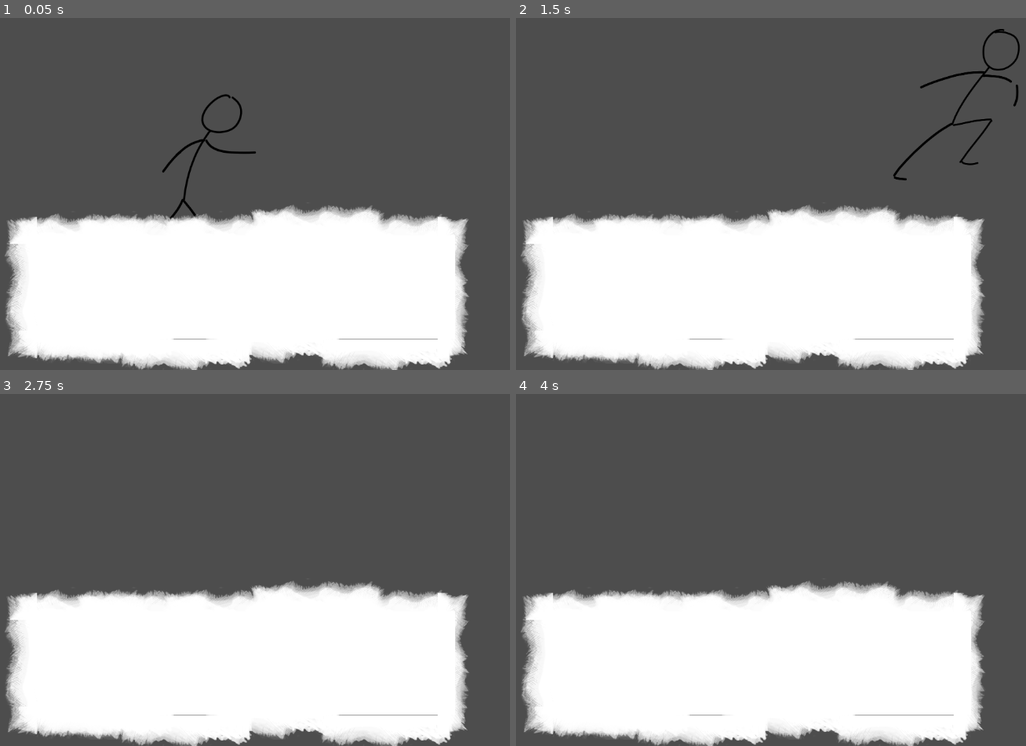
Above: before the commit, frames 1-4 (two rows, left to right).
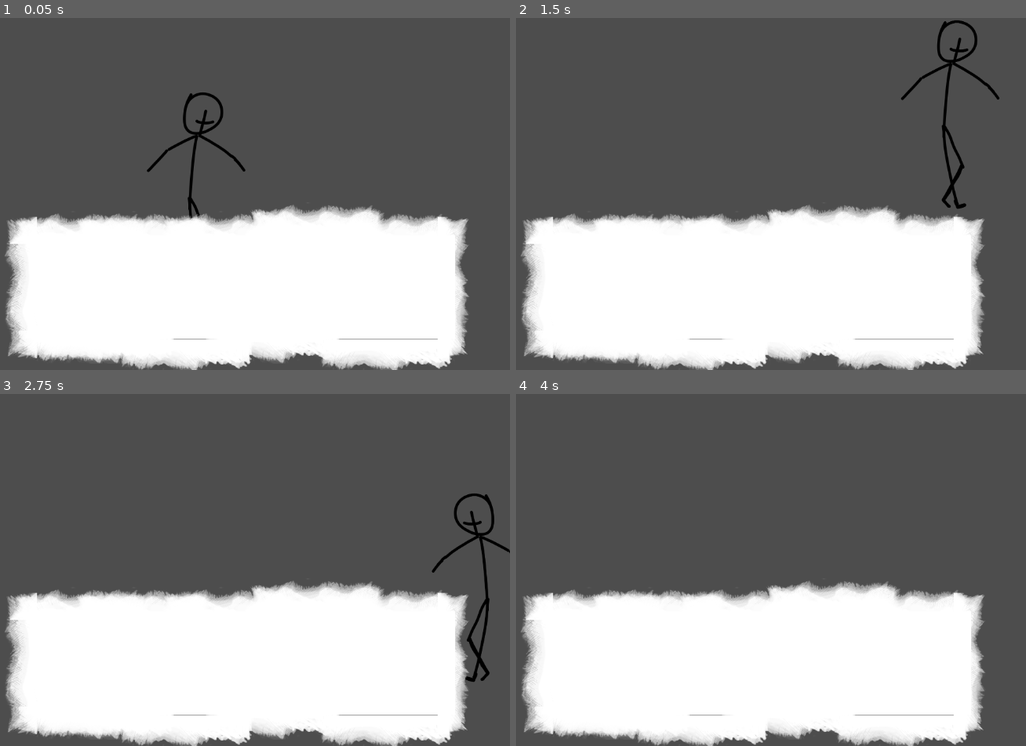
Above: after the commit, the same moments.

Repository: asger-finding/ddu-syds-droemmerejse
Game: Godot game, scene res://Root.tscn
Same seed, same stepped clock (60 frames per second), same inputs: the game is played once before the commit and once after it.
Inputs:
- Up to frame 1 (0.05 s): no input
- Up to frame 2 (1.5 s): tap Enter (ui_accept) at 0.5, 0.77 s; hold Right (ui_right) from 0.53 s (still down)
- Up to frame 3 (2.75 s): tap Enter (ui_accept) at 1.52 s; release Right (ui_right) at 2.03 s; hold Left (ui_left) from 2.03 s (still down)
- Up to frame 4 (4 s): release Left (ui_left) at 2.78 s; hold Right (ui_right) from 2.78 s (still down); tap Enter (ui_accept) at 3.02, 3.5, 3.77 s

The runs differ from the first frame. In frame 1, 1.0% of the frame differs, in the area x 28-51%, y 21-58%; in frame 2, 1.5%, in the area x 74-99%, y 0-55%; in frame 3, 0.9%; in frame 4, nothing differs.

Commit message:
Feat: Fastfall + Fall animation
OBS: Moved Fald.png and Wallslide.png from tilemap to sprites

Diff:
--- a/game/Scenes/World-1.tscn
+++ b/game/Scenes/World-1.tscn
@@ -1,6 +1,7 @@
-[gd_scene load_steps=14 format=3 uid="uid://dftcpbshdx783"]
+[gd_scene load_steps=16 format=3 uid="uid://dftcpbshdx783"]
 
 [ext_resource type="Script" uid="uid://nta00bts7x8w" path="res://Scripts/PlayerMovement.gd" id="1_2f2ij"]
+[ext_resource type="Texture2D" uid="uid://dpc1b1oshyt7q" path="res://Assets/Sprites/Fald.png" id="2_hkp03"]
 [ext_resource type="Texture2D" uid="uid://jsewx6c4y0dg" path="res://Assets/Sprites/Rul 1.png" id="2_jvwht"]
 [ext_resource type="Texture2D" uid="uid://ddmr8125rk86k" path="res://Assets/Tilemaps/tilemap-test.png" id="2_yl1pn"]
 [ext_resource type="Texture2D" uid="uid://c1cjh6oqvyua1" path="res://Assets/Sprites/Rul 2.png" id="3_pahhf"]
@@ -9,9 +10,18 @@
 [ext_resource type="Texture2D" uid="uid://bu7riuei70740" path="res://Assets/Sprites/Løb 1.png" id="6_tsdoj"]
 [ext_resource type="Texture2D" uid="uid://422e2vkvj65i" path="res://Assets/Sprites/Løb 2.png" id="7_i7i4w"]
 [ext_resource type="Texture2D" uid="uid://bjjs7c7dxfocr" path="res://Assets/Sprites/Løb 3.png" id="8_6newq"]
+[ext_resource type="Texture2D" uid="uid://c0nshynkped3c" path="res://Assets/Sprites/Wallslide.png" id="10_tu4k3"]
 
 [sub_resource type="SpriteFrames" id="SpriteFrames_k5t3f"]
 animations = [{
+"frames": [{
+"duration": 1.0,
+"texture": ExtResource("2_hkp03")
+}],
+"loop": true,
+"name": &"Fald",
+"speed": 5.0
+}, {
 "frames": [{
 "duration": 1.0,
 "texture": ExtResource("2_jvwht")
@@ -41,6 +51,14 @@
 }],
 "loop": true,
 "name": &"Run",
+"speed": 5.0
+}, {
+"frames": [{
+"duration": 1.0,
+"texture": ExtResource("10_tu4k3")
+}],
+"loop": true,
+"name": &"Wallslide",
 "speed": 5.0
 }]
 
@@ -74,7 +92,7 @@
 [node name="AnimatedSprite2D" type="AnimatedSprite2D" parent="CharacterBody2D"]
 scale = Vector2(0.2, 0.2)
 sprite_frames = SubResource("SpriteFrames_k5t3f")
-animation = &"Run"
+animation = &"Fald"
 
 [node name="CollisionShape2D" type="CollisionShape2D" parent="CharacterBody2D"]
 position = Vector2(3, -6)
--- a/game/Scripts/PlayerMovement.gd
+++ b/game/Scripts/PlayerMovement.gd
@@ -1,20 +1,23 @@
 extends CharacterBody2D
 
 var jump_count: int = 0
-const MAX_JUMPS := 2  # 1 = normal jump, 2 = double jump
+const MAX_JUMPS := 5  # 1 = normal jump, 2 = double jump
 var is_rolling: bool = false
 var roll_velocity := 900  # Adjust for distance
 var roll_direction := 0    # -1 or 1
+var fastfall = 1
+#var fastfallVelocity
 
 func _physics_process(delta: float) -> void:
 	# Gravity
 	if not is_on_floor():
 		if jump_count <= 1:
 			jump_count=1
-		velocity.y += Global.Constants.GRAVITY * delta
+		velocity.y += Global.Constants.GRAVITY * delta*fastfall
 	else:
 		# Reset jump counter on landing
 		jump_count = 0
+		fastfall =1
 	# Jump input
 	if Input.is_action_just_pressed("ui_accept"):
 		if is_on_floor() or jump_count < MAX_JUMPS:
@@ -44,6 +47,11 @@
 			0,
 			Global.Constants.ACCELERATION * delta
 		)
+	#Fastfall
+	if Input.is_action_just_pressed("ui_down") and !is_on_floor():
+		fastfall +1
+		if fastfall <=3:
+			velocity.y +=500
 
 @onready var _animated_sprite = $AnimatedSprite2D
 
@@ -54,8 +62,10 @@
 	if is_rolling == true:
 		return
 	_animated_sprite.speed_scale = 1
-	_animated_sprite.play("Run")
-
+	if is_on_floor():
+		_animated_sprite.play("Run")
+	else:
+		_animated_sprite.play("Fald")
 	if Input.is_action_just_pressed("ui_down") and is_on_floor():
 		is_rolling = true
 		_animated_sprite.speed_scale = 2
@@ -68,14 +78,15 @@
 
 	if Input.is_action_pressed("ui_right"):
 		_animated_sprite.flip_h = false
-
-		_animated_sprite.play("Run")
-		moving = true
+		if is_on_floor():
+			_animated_sprite.play("Run")
+			moving = true
 
 	elif Input.is_action_pressed("ui_left"):
 		_animated_sprite.flip_h = true
-		_animated_sprite.play("Run")
-		moving = true
+		if is_on_floor():
+			_animated_sprite.play("Run")
+			moving = true
 
 
 	if not moving:
Renamed: game/Assets/Tilemaps/Fald.png -> game/Assets/Sprites/Fald.png
Not shown, added: game/Assets/Sprites/Fald.png.import
Renamed: game/Assets/Tilemaps/Wallslide.png -> game/Assets/Sprites/Wallslide.png
Not shown, added: game/Assets/Sprites/Wallslide.png.import
